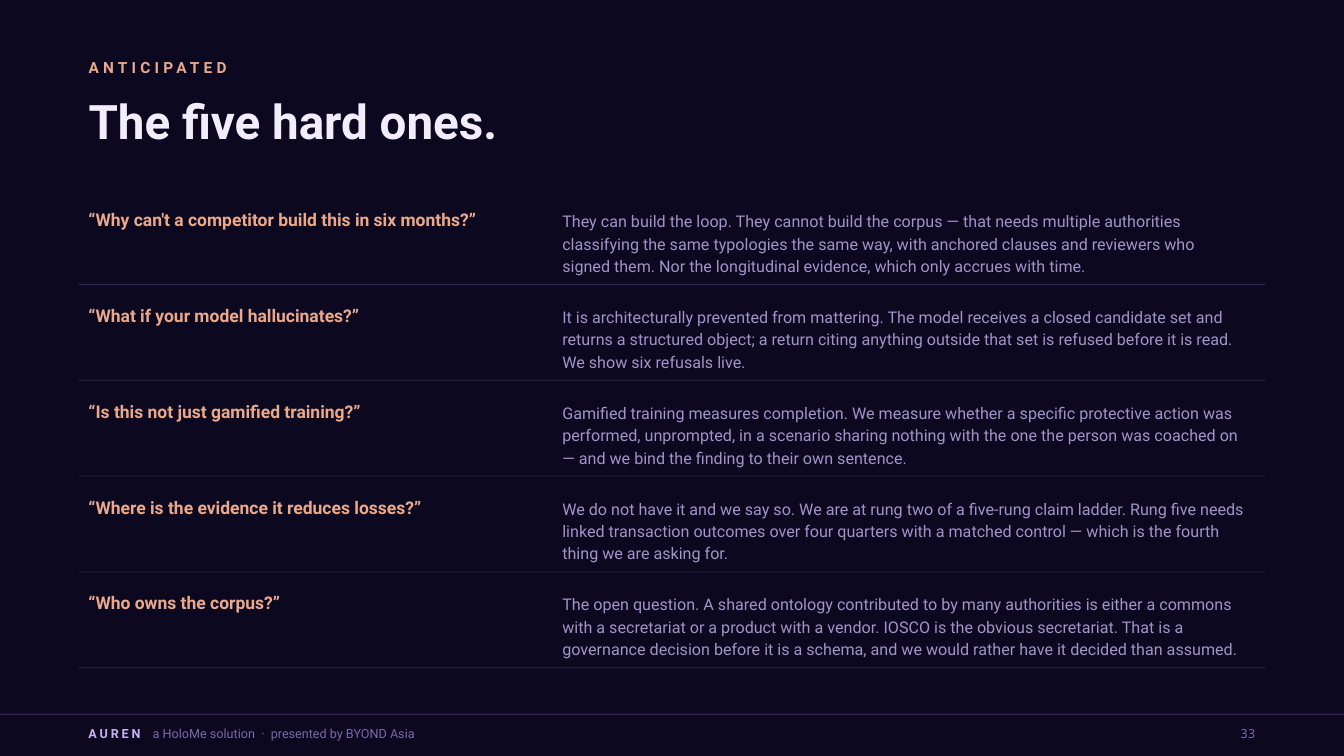
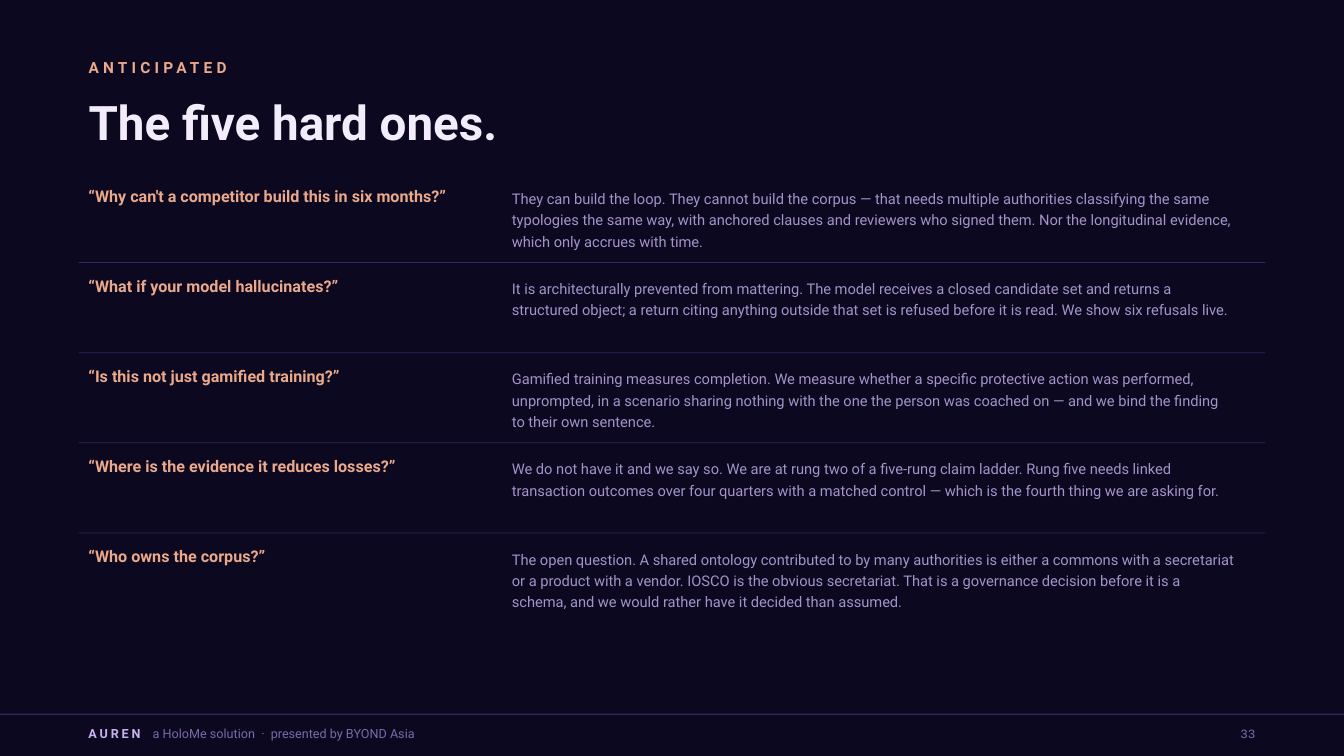
Before and after one commit to Fred-Byond/dengar, a slide deck: slide 34 of docs/AUREN-IOSCO-Pitch-Deck-HoloMe-v2.pptx. Drawn at 1344x756 pixels with LibreOffice and Linux fonts; fonts in the diff are those of the drawing. Boxes give left, top, right and bottom in pixels: in the first picture for what was removed or moved away, otherwise in the second. Text is boxed around its words. In the diff, an @@ line names an element or a change of style, - is before the commit and + after.

```diff
--- a/docs/AUREN-IOSCO-Pitch-Deck-HoloMe-v2.pptx
+++ b/docs/AUREN-IOSCO-Pitch-Deck-HoloMe-v2.pptx
@@ text "“Why can't a competitor build ...": place and size @@
-text "“Why can't a competitor build ..." at (88, 212, 476, 230)
+text "“Why can't a competitor build ..." at (88, 190, 447, 206)
@@ text "They can build the loop. ...": place and size @@
-text "They can build the loop. ..." at (562, 215, 1194, 276)
+text "They can build the loop. ..." at (512, 193, 1231, 250)
@@ rectangle: place and size @@
-rectangle at (79, 284, 1265, 285)
+rectangle at (79, 262, 1265, 263)
@@ text "“What if your model hallucinates?”": place and size @@
-text "“What if your model hallucinates?”" at (88, 308, 359, 326)
+text "“What if your model hallucinates?”" at (88, 279, 339, 296)
@@ text "It is architecturally prevented from ...": place and size @@
-text "It is architecturally prevented from ..." at (562, 311, 1232, 368)
+text "It is architecturally prevented from ..." at (512, 283, 1228, 318)
@@ rectangle: place and size @@
-rectangle at (79, 380, 1265, 381)
+rectangle at (79, 353, 1265, 354)
@@ text "“Is this not just gamified ...": place and size @@
-text "“Is this not just gamified ..." at (88, 404, 360, 422)
+text "“Is this not just gamified ..." at (88, 369, 339, 386)
@@ text "Gamified training measures completion. We ...": place and size @@
-text "Gamified training measures completion. We ..." at (562, 407, 1238, 468)
+text "Gamified training measures completion. We ..." at (512, 373, 1218, 427)
@@ rectangle: place and size @@
-rectangle at (79, 476, 1265, 477)
+rectangle at (79, 443, 1265, 444)
@@ text "“Where is the evidence it ...": place and size @@
-text "“Where is the evidence it ..." at (88, 500, 421, 514)
+text "“Where is the evidence it ..." at (88, 460, 396, 472)
@@ text "We do not have it ...": place and size @@
-text "We do not have it ..." at (562, 503, 1243, 563)
+text "We do not have it ..." at (512, 463, 1219, 499)
@@ rectangle: place and size @@
-rectangle at (79, 572, 1265, 573)
+rectangle at (79, 532, 1265, 533)
@@ size 12.5 to 11.5 pt; line spacing 17pt to 1 in 5 elements at (88, 190, 447, 206), (88, 279, 339, 296), (88, 369, 339, 386), (88, 460, 396, 472), (88, 550, 265, 566) @@
@@ text "“Who owns the corpus?”": place and size @@
-text "“Who owns the corpus?”" at (88, 595, 280, 613)
+text "“Who owns the corpus?”" at (88, 550, 265, 566)
@@ size 11.5 to 10.5 pt; line spacing 16pt to 15.2pt in 5 elements at (512, 193, 1231, 250), (512, 283, 1228, 318), (512, 373, 1218, 427), (512, 463, 1219, 499), (512, 554, 1234, 609) @@
@@ text "The open question. A shared ...": place and size @@
-text "The open question. A shared ..." at (562, 598, 1237, 659)
+text "The open question. A shared ..." at (512, 554, 1234, 609)
@@ rectangle removed at (79, 667, 1265, 668) @@
@@ text "33" at (1240, 729, 1255, 738): font Noto Sans Mono to Courier New @@
```
Also in this commit, not shown: 33 other slides changed, 11 other files.
